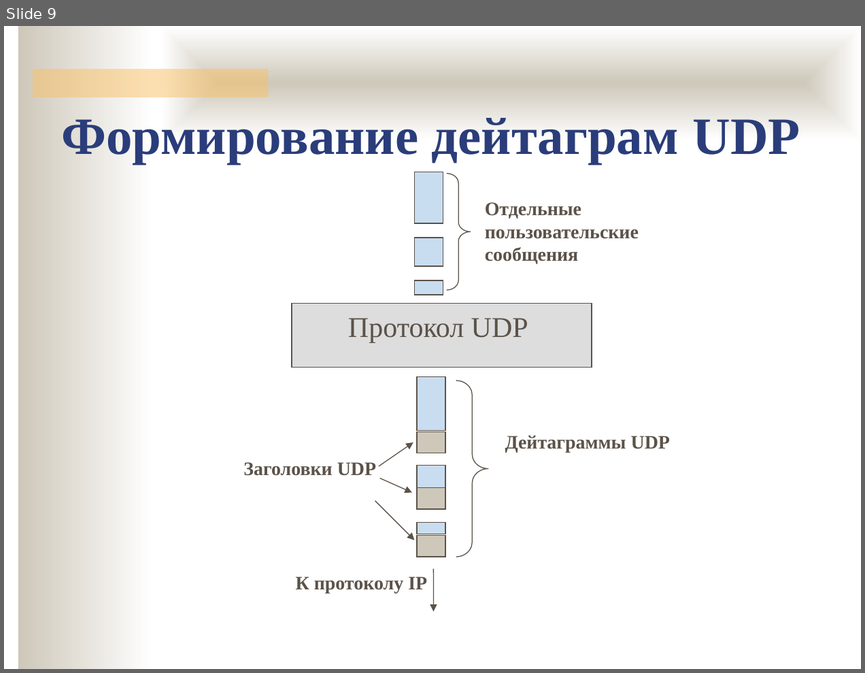
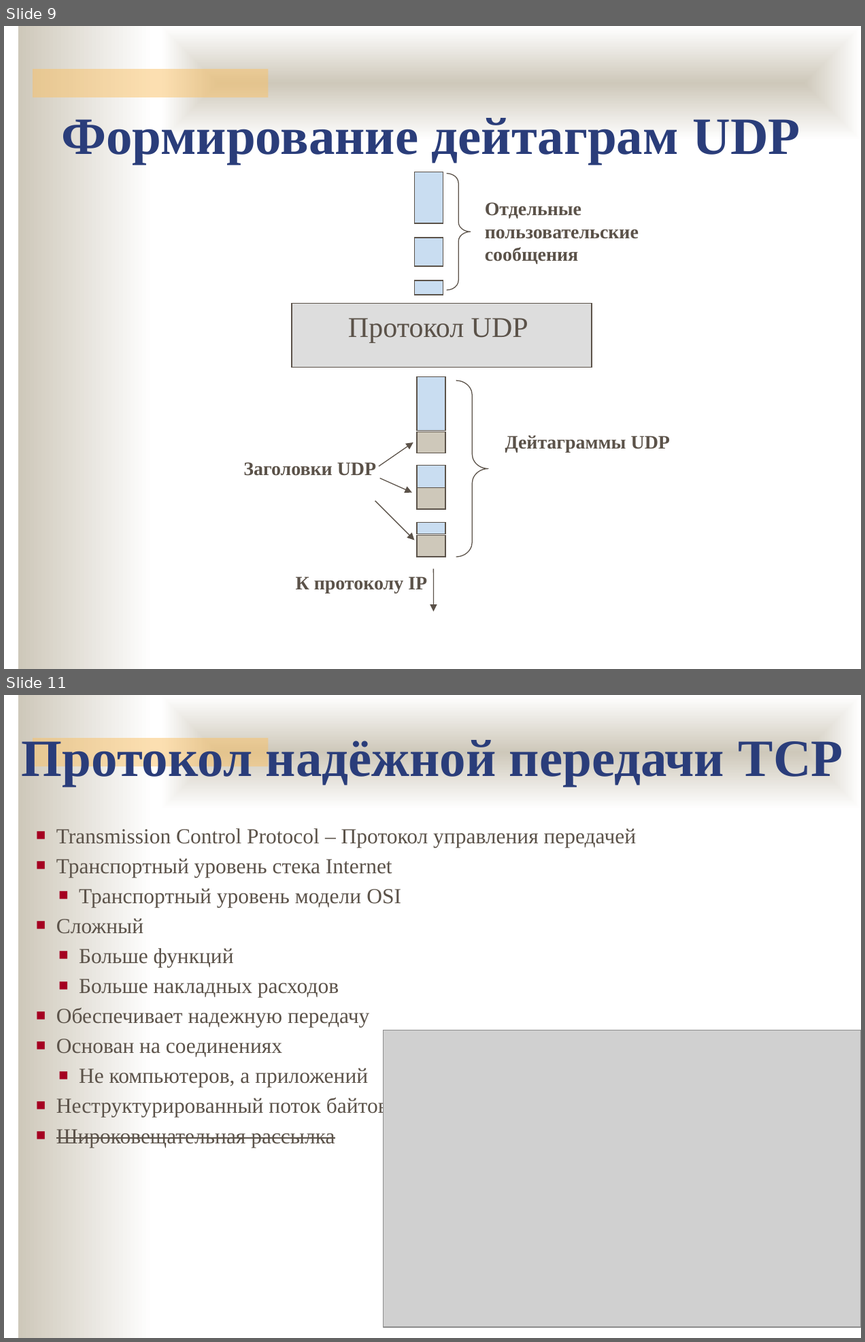
Before and after one commit to ukoloff/nets, a slide deck: lecture/11.pptx. Shown one above the other, each under a label of ours: slide 9 before the commit, slides 9 and 11 after it; the slides between them are not shown. The pictures are 865x673 and 865x1342 pixels, drawn with LibreOffice and Linux fonts; fonts in the diff are those of the drawing; grey boxes stand for pictures; background and template pictures are left out. Boxes give left, top, right and bottom in pixels: in the first picture for what was removed or moved away, otherwise in the second. Text is boxed around its words. In the diff, an @@ line names an element or a change of style, - is before the commit and + after.

```diff
--- a/lecture/11.pptx
+++ b/lecture/11.pptx
@@ slide 11 added at <box>4,695,861,1338</box>, background #FFFFFF; not listed: 3 template elements that a slide beside it also shows @@
@@ text added at <box>22,734,843,785</box>, 44 pt, text #2A3D7A, bold @@
+Протокол надёжной передачи TCP
@@ text added at <box>56,828,636,1147</box>, 18 pt, text #5B5249 @@
+■ Transmission Control Protocol – Протокол управления передачей
+■ Транспортный уровень стека Internet
+  ■ Транспортный уровень модели OSI
+■ Сложный
+  ■ Больше функций
+  ■ Больше накладных расходов
+■ Обеспечивает надежную передачу
+■ Основан на соединениях
+  ■ Не компьютеров, а приложений
+■ Неструктурированный поток байтов
+■ Широковещательная рассылка
@@ picture added at <box>383,1030,861,1327</box> @@
```
Also in this commit, not shown: 1 slide changed, 4 other slides added.
